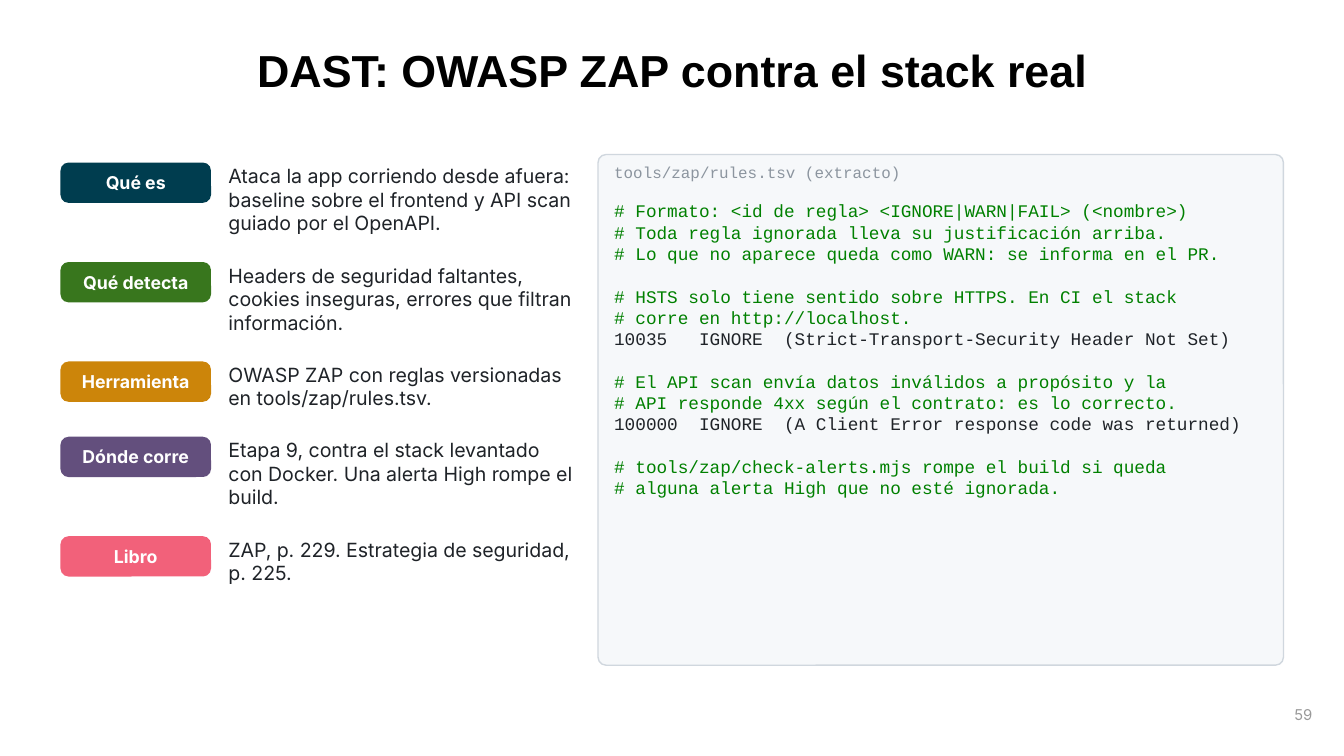
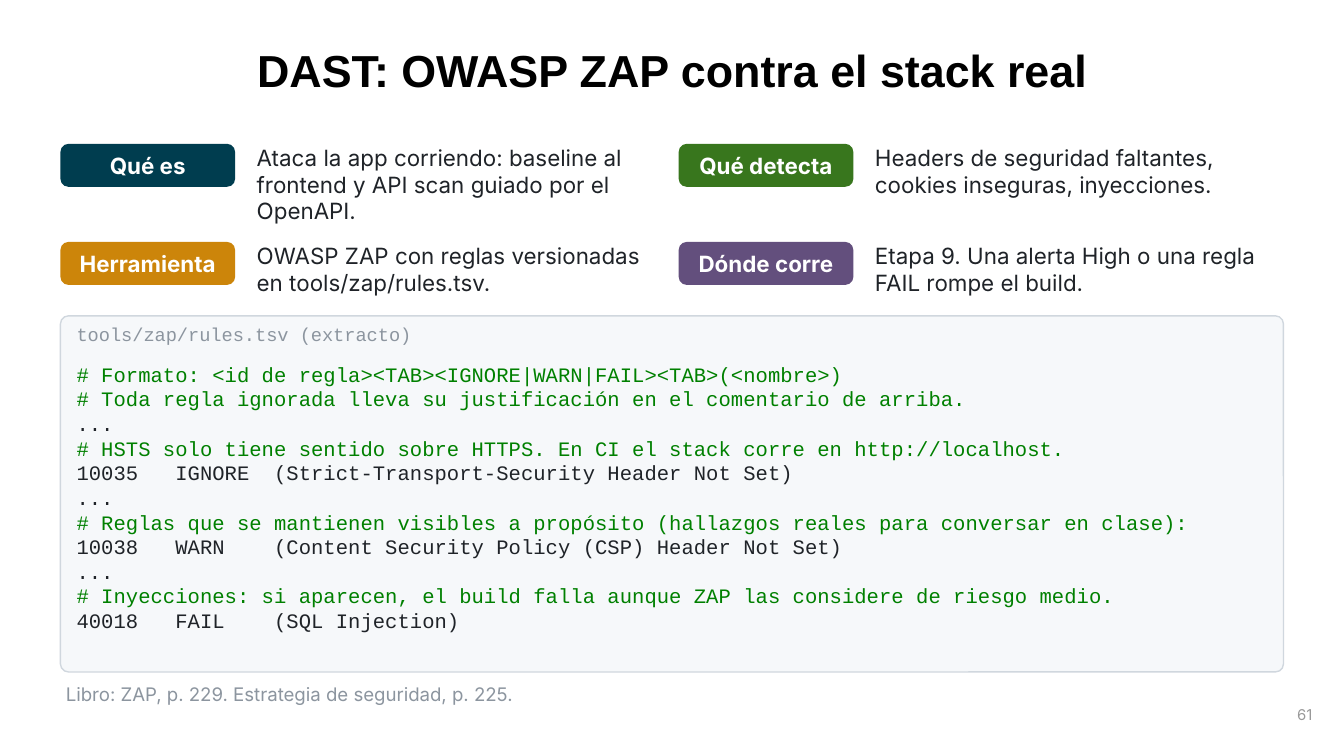
Before and after one commit to UC-IIC-3143-Software-Development/full_stack_testing, a slide deck: slide 61 of docs/presentacion/Full-Stack-Testing-IA-DevSecOps.pptx (slide 59 before the commit). Drawn at 1344x756 pixels with LibreOffice and Linux fonts; fonts in the diff are those of the drawing. Boxes give left, top, right and bottom in pixels: in the first picture for what was removed or moved away, otherwise in the second. Text is boxed around its words. In the diff, an @@ line names an element or a change of style, - is before the commit and + after.

```diff
--- a/docs/presentacion/Full-Stack-Testing-IA-DevSecOps.pptx
+++ b/docs/presentacion/Full-Stack-Testing-IA-DevSecOps.pptx
@@ rounded rectangle "Qué es": place and size @@
-rounded rectangle "Qué es" at [60,163,211,203]
+rounded rectangle "Qué es" at [60,144,235,187]
@@ text at [257,149,622,224]: text changed; size 10.5 to 12 pt @@
-Ataca la app corriendo desde afuera: baseline sobre el frontend y API scan guiado por el OpenAPI.
+Ataca la app corriendo: baseline al frontend y API scan guiado por el OpenAPI.
@@ rounded rectangle "Qué detecta": place and size @@
-rounded rectangle "Qué detecta" at [60,262,211,302]
+rounded rectangle "Qué detecta" at [679,144,853,187]
@@ text at [875,149,1214,198]: text changed; size 10.5 to 12 pt @@
-Headers de seguridad faltantes, cookies inseguras, errores que filtran información.
+Headers de seguridad faltantes, cookies inseguras, inyecciones.
@@ text "OWASP ZAP con reglas versionadas ...": place and size @@
-text "OWASP ZAP con reglas versionadas ..." at [228,367,562,409]
+text "OWASP ZAP con reglas versionadas ..." at [257,247,640,296]
@@ text "OWASP ZAP con reglas versionadas ..." at [257,247,640,296]: size 10.5 to 12 pt @@
@@ rounded rectangle "Herramienta": place and size @@
-rounded rectangle "Herramienta" at [60,362,211,402]
+rounded rectangle "Herramienta" at [60,242,235,285]
@@ size 9.5 to 12 pt; proportions changed in 4 elements at [60,144,235,187], [60,242,235,285], [679,144,853,187], [679,242,853,285] @@
@@ rounded rectangle "Dónde corre": place and size @@
-rounded rectangle "Dónde corre" at [60,437,211,477]
+rounded rectangle "Dónde corre" at [679,242,853,285]
@@ text at [875,247,1255,296]: text changed; size 10.5 to 12 pt @@
-Etapa 9, contra el stack levantado con Docker. Una alerta High rompe el build.
+Etapa 9. Una alerta High o una regla FAIL rompe el build.
@@ rounded rectangle: place and size @@
-rounded rectangle at [598,155,1284,665]
+rounded rectangle at [60,316,1284,672]
@@ rounded rectangle at [60,316,1284,672]: proportions changed @@
@@ text "tools/zap/rules.tsv (extracto)": place and size @@
-text "tools/zap/rules.tsv (extracto)" at [614,166,900,181]
+text "tools/zap/rules.tsv (extracto)" at [77,328,412,345]
@@ text "tools/zap/rules.tsv (extracto)" at [77,328,412,345]: size 8.5 to 10 pt @@
@@ text "# Formato: <id de regla><TAB><IGNORE|WARN|FAIL><TAB>(<nombre ...": place and size @@
-text "# Formato: <id de regla><TAB><IGNORE|WARN|FAIL><TAB>(<nombre ..." at [614,205,1241,498]
+text "# Formato: <id de regla><TAB><IGNORE|WARN|FAIL><TAB>(<nombre ..." at [77,367,1187,633]
@@ text at [101,367,1064,461]: text changed; size 9.5 to 11 pt @@
-# Formato: <id de regla> <IGNORE|WARN|FAIL> (<nombre>)
-# Toda regla ignorada lleva su justificación arriba.
-# Lo que no aparece queda como WARN: se informa en el PR.
-# HSTS solo tiene sentido sobre HTTPS. En CI el stack
-# corre en http://localhost.
+# Formato: <id de regla><TAB><IGNORE|WARN|FAIL><TAB>(<nombre>)
+# Toda regla ignorada lleva su justificación en el comentario de arriba.
+...
+# HSTS solo tiene sentido sobre HTTPS. En CI el stack corre en http://localhost.
@@ text at [77,466,792,485]: size 9.5 to 11 pt in "10035 IGNORE (Strict-Transport-Security Header Not Set)" @@
@@ rounded rectangle removed at [60,536,211,577] @@
-Libro
@@ text at [77,515,1187,633]: text changed; size 9.5 to 11 pt @@
-# El API scan envía datos inválidos a propósito y la
-# API responde 4xx según el contrato: es lo correcto.
-100000 IGNORE (A Client Error response code was returned)
-# tools/zap/check-alerts.mjs rompe el build si queda
-# alguna alerta High que no esté ignorada.
+...
+# Reglas que se mantienen visibles a propósito (hallazgos reales para conversar en clase):
+10038 WARN (Content Security Policy (CSP) Header Not Set)
+...
+# Inyecciones: si aparecen, el build falla aunque ZAP las considere de riesgo medio.
+40018 FAIL (SQL Injection)
@@ text at [66,687,513,705]: text changed; size 10.5 to 10 pt; text colour #1F2328 to #8C959F @@
-ZAP, p. 229. Estrategia de seguridad, p. 225.
+Libro: ZAP, p. 229. Estrategia de seguridad, p. 225.
@@ page number at [1297,709,1312,720]: text changed @@
-59
+61
```
Also in this commit, not shown: 53 other slides changed, 11 slides added, 8 slides removed, 3 other files.
